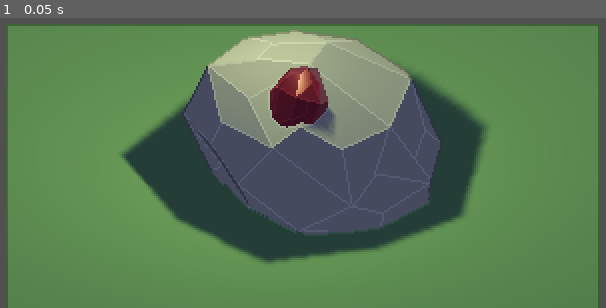
Above: before the commit, frame 1.
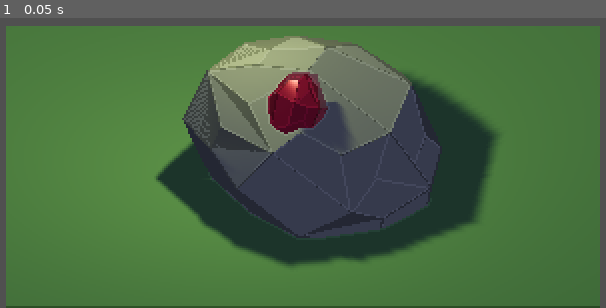
Above: after the commit, the same moment.

Repository: KodyJKing/PixelShader
Game: Godot game, scene res://main.tscn
The game is run twice, just before and just after one commit, with the same random seed, the same clock (stepped at 60 frames per second) and the same inputs.
Inputs:
- Up to frame 1 (0.05 s): no input

The runs differ from the first frame. In frame 1, 17% of the frame differs, in the area x 0-100%, y 2-100%.

Commit message:
Started work on slope correction for depth edge detection.

Diff:
--- a/assets/default_edge_detection_material.tres
+++ /dev/null
@@ -1,22 +0,0 @@
-[gd_resource type="ShaderMaterial" load_steps=4 format=2]
-
-[ext_resource path="res://assets/normal_shader.tres" type="Shader" id=1]
-[ext_resource path="res://assets/edge_detection_shader.tres" type="Shader" id=2]
-
-[sub_resource type="ShaderMaterial" id=1]
-shader = ExtResource( 2 )
-shader_param/albedo = Color( 0.607843, 0.223529, 0.34902, 1 )
-shader_param/specular = 1.0
-shader_param/metallic = 0.621
-shader_param/roughness = 0.182
-shader_param/point_size = 0.0
-shader_param/uv1_scale = null
-shader_param/uv1_offset = null
-shader_param/uv2_scale = null
-shader_param/uv2_offset = null
-shader_param/normal_edge_strength = 0.3
-shader_param/depth_edge_strength = 0.4
-
-[resource]
-next_pass = SubResource( 1 )
-shader = ExtResource( 1 )
--- a/assets/demo/gem_material.tres
+++ /dev/null
@@ -1,22 +0,0 @@
-[gd_resource type="ShaderMaterial" load_steps=4 format=2]
-
-[ext_resource path="res://assets/normal_shader.tres" type="Shader" id=1]
-[ext_resource path="res://assets/edge_detection_shader.tres" type="Shader" id=2]
-
-[sub_resource type="ShaderMaterial" id=1]
-shader = ExtResource( 2 )
-shader_param/albedo = Color( 0.607843, 0.223529, 0.34902, 1 )
-shader_param/specular = 1.0
-shader_param/metallic = 0.499
-shader_param/roughness = 0.307
-shader_param/point_size = 0.0
-shader_param/uv1_scale = null
-shader_param/uv1_offset = null
-shader_param/uv2_scale = null
-shader_param/uv2_offset = null
-shader_param/normal_edge_strength = 0.3
-shader_param/depth_edge_strength = 0.4
-
-[resource]
-next_pass = SubResource( 1 )
-shader = ExtResource( 1 )
--- a/assets/demo/grass_material.tres
+++ /dev/null
@@ -1,22 +0,0 @@
-[gd_resource type="ShaderMaterial" load_steps=4 format=2]
-
-[ext_resource path="res://assets/edge_detection_shader.tres" type="Shader" id=1]
-[ext_resource path="res://assets/normal_shader.tres" type="Shader" id=2]
-
-[sub_resource type="ShaderMaterial" id=1]
-shader = ExtResource( 1 )
-shader_param/albedo = Color( 0.52549, 0.670588, 0.537255, 1 )
-shader_param/specular = 0.891
-shader_param/metallic = 0.449
-shader_param/roughness = 1.0
-shader_param/point_size = 0.0
-shader_param/uv1_scale = Vector3( 1, 1, 0 )
-shader_param/uv1_offset = Vector3( 0, 0, 0 )
-shader_param/uv2_scale = null
-shader_param/uv2_offset = null
-shader_param/normal_edge_strength = 0.3
-shader_param/depth_edge_strength = 0.4
-
-[resource]
-next_pass = SubResource( 1 )
-shader = ExtResource( 2 )
--- a/assets/demo/rock_material.tres
+++ /dev/null
@@ -1,22 +0,0 @@
-[gd_resource type="ShaderMaterial" load_steps=4 format=2]
-
-[ext_resource path="res://assets/edge_detection_shader.tres" type="Shader" id=1]
-[ext_resource path="res://assets/normal_shader.tres" type="Shader" id=2]
-
-[sub_resource type="ShaderMaterial" id=1]
-shader = ExtResource( 1 )
-shader_param/albedo = Color( 0.745098, 0.745098, 0.745098, 1 )
-shader_param/specular = 0.891
-shader_param/metallic = 0.449
-shader_param/roughness = 1.0
-shader_param/point_size = 0.0
-shader_param/uv1_scale = null
-shader_param/uv1_offset = null
-shader_param/uv2_scale = null
-shader_param/uv2_offset = null
-shader_param/normal_edge_strength = 0.3
-shader_param/depth_edge_strength = 0.4
-
-[resource]
-next_pass = SubResource( 1 )
-shader = ExtResource( 2 )
--- /dev/null
+++ b/assets/depth_material.tres
@@ -0,0 +1,6 @@
+[gd_resource type="ShaderMaterial" load_steps=2 format=2]
+
+[ext_resource path="res://assets/depth_shader.tres" type="Shader" id=1]
+
+[resource]
+shader = ExtResource( 1 )
--- /dev/null
+++ b/assets/depth_shader.tres
@@ -0,0 +1,10 @@
+[gd_resource type="Shader" format=2]
+
+[resource]
+code = "shader_type spatial;
+render_mode unshaded;
+
+void fragment() {
+	float depth = -VERTEX.z / 1000.0;
+	ALBEDO = vec3(depth);
+}"
--- a/assets/edge_detection_material.tres
+++ b/assets/edge_detection_material.tres
@@ -15,3 +15,4 @@
 shader_param/uv2_offset = null
 shader_param/normal_edge_strength = 0.3
 shader_param/depth_edge_strength = 0.4
+shader_param/foo = 7.468
--- a/assets/edge_detection_shader.tres
+++ b/assets/edge_detection_shader.tres
@@ -15,6 +15,8 @@
 uniform vec3 uv2_offset;
 uniform float normal_edge_strength : hint_range(0,1) = 0.3;
 uniform float depth_edge_strength : hint_range(0,1) = 0.4;
+uniform sampler2D NORMAL_PASS_TEXTURE;
+uniform sampler2D DEPTH_PASS_TEXTURE;
 
 void vertex() {
 	UV=UV*uv1_scale.xy+uv1_offset.xy;
@@ -24,9 +26,8 @@
 	return texture(normalTex, uv + pixelSize.xy * vec2(dx, dy)).xyz;
 }
 
-// TODO: Use linear depth rather than read straight from the depth texture.
 float getDepth(sampler2D depthTex, vec2 uv, vec3 pixelSize, float dx, float dy) {
-	return texture(depthTex, uv + pixelSize.xy * vec2(dx, dy)).x;
+	return texture(depthTex, uv + pixelSize.xy * vec2(dx, dy)).x * 1000.0;
 }
 
 float neighborNormalEdgeIndicator(
@@ -44,23 +45,39 @@
 
 	// Only the shallower pixel should detect the normal edge.
 	float depthDiff = getDepth(depthTex, uv, pixelSize, dx, dy) - depth;
-    //float depthIndicator = clamp(sign(depthDiff), 0.0, 1.0);
-	float depthIndicator = clamp(sign(depthDiff * .5 + .0025), 0.0, 1.0);
+	float depthIndicator = clamp(sign(depthDiff * .0005 + .0025), 0.0, 1.0);
 
-    return length(cross(normal, neighborNormal)) * normalIndicator * depthIndicator;
+	vec3 nCross = cross(normal, neighborNormal);
+    return dot(nCross, nCross) * normalIndicator * depthIndicator * 1000.0;
 }
 
+vec3 screenToView(vec2 uv, mat4 invProjMat) {
+	vec4 ndc = vec4(uv * 2.0 - 1.0, 1.0, 1.0);
+	vec4 view = invProjMat * ndc;
+	return view.xyz / view.w;
+}
+
+uniform float foo = 10.0;
 float depthEdgeIndicator(
-	sampler2D depthTex,
+	sampler2D depthTex, sampler2D normalTex,
+	mat4 invProjMat,
 	vec2 uv, vec3 pixelSize
 ) {
+
+	vec3 normal = getNormal(normalTex, uv, pixelSize, 0.0, 0.0);
+	vec3 uvToWorld = screenToView(vec2(1), invProjMat) - screenToView(vec2(0), invProjMat);
+	vec3 pixelToWorld = uvToWorld * pixelSize;
+	vec2 depthChange = foo * pixelToWorld.xy * normal.xy / normal.z;
+
+	// TODO: Predict expected depth diff based off of normal and only sum the unexpected diff.
     float depth = getDepth(depthTex, uv, pixelSize, 0., 0.);
     float diff = 0.0;
-    diff += clamp(getDepth(depthTex, uv, pixelSize,  1.,  0.) - depth, 0.0, 1.0);
-    diff += clamp(getDepth(depthTex, uv, pixelSize, -1.,  0.) - depth, 0.0, 1.0);
-    diff += clamp(getDepth(depthTex, uv, pixelSize,  0.,  1.) - depth, 0.0, 1.0);
-    diff += clamp(getDepth(depthTex, uv, pixelSize,  0., -1.) - depth, 0.0, 1.0);
-    return smoothstep(0.01, 0.02, diff);
+    diff += max(getDepth(depthTex, uv, pixelSize,  1.,  0.) - depth - depthChange.x, 0.0);
+    diff += max(getDepth(depthTex, uv, pixelSize, -1.,  0.) - depth + depthChange.x, 0.0);
+    diff += max(getDepth(depthTex, uv, pixelSize,  0.,  1.) - depth - depthChange.y, 0.0);
+    diff += max(getDepth(depthTex, uv, pixelSize,  0., -1.) - depth + depthChange.y, 0.0);
+
+    return step(1.0, diff);
 }
 
 const float normalEdgeTheshold = 0.05;
@@ -69,7 +86,6 @@
 	sampler2D depthTex, sampler2D normalTex,
 	vec2 uv, vec3 pixelSize
 ) {
-
 	vec3 normal = getNormal(normalTex, uv, pixelSize, 0.0, 0.0);
 	float depth = getDepth( depthTex,  uv, pixelSize, 0.0, 0.0);
 
@@ -92,8 +108,8 @@
 	float pixelHeight = 1.0 / VIEWPORT_SIZE.y;
 	vec3 pixelSize = vec3(pixelWidth, pixelHeight, 0.0);
 
-	float ni = normalEdgeIndicator(DEPTH_TEXTURE, SCREEN_TEXTURE, SCREEN_UV, pixelSize);
-	float di = depthEdgeIndicator(DEPTH_TEXTURE, SCREEN_UV, pixelSize);
+	float ni = normalEdgeIndicator(DEPTH_PASS_TEXTURE, NORMAL_PASS_TEXTURE, SCREEN_UV, pixelSize);
+	float di = depthEdgeIndicator(DEPTH_PASS_TEXTURE, NORMAL_PASS_TEXTURE, INV_PROJECTION_MATRIX, SCREEN_UV, pixelSize);
 
 	float coefficient = di > 0.0 ? (1.0 - depth_edge_strength * di) : (1.0 + normal_edge_strength * ni);
 
@@ -101,6 +117,8 @@
 	vec4 albedo_tex = texture(texture_albedo,base_uv);
 	ALBEDO = albedo.rgb * albedo_tex.rgb * coefficient;
 	METALLIC = metallic;
-	ROUGHNESS = roughness;
+    ROUGHNESS = roughness;
 	SPECULAR = specular;
+
+	//ALBEDO = texture(NORMAL_TEXTURE, SCREEN_UV).rgb;
 }"
--- a/assets/scripts/Buffers.gd
+++ b/assets/scripts/Buffers.gd
@@ -3,9 +3,11 @@
 const normal_pass_mesh_instances = "normal_pass_mesh_instances"
 
 var normalMaterial: Material
+var depthMaterial: Material
 var emptyEnvironment: Environment
 func _ready():
 	normalMaterial = load("res://assets/normal_material.tres")
+	depthMaterial = load("res://assets/depth_material.tres")
 	emptyEnvironment = load("res://assets/empty_environment.tres")
 
 	VisualServer.connect("frame_pre_draw", self, "on_before_render")
@@ -14,6 +16,10 @@
 	var img = VisualServer.texture_get_data(VisualServer.viewport_get_texture(viewport.get_viewport_rid()))
 	img.flip_y()
 	img.save_png(path)
+
+func getViewportTexture(viewport: Viewport):
+	var viewportRID = viewport.get_viewport_rid()
+	return VisualServer.viewport_get_texture(viewportRID)
 
 func copyViewportState(fromViewport: Viewport, toViewport: Viewport):
 	var toRID = toViewport.get_viewport_rid()
@@ -31,6 +37,21 @@
 func getGroupNodes(group: String):
 	return get_tree().get_nodes_in_group(group)
 
+func renderPass(passViewport: Viewport, passMaterial: Material, passGroup: String):
+	var viewport = get_viewport()
+	var passViewportRID = passViewport.get_viewport_rid()
+	copyViewportState(viewport, passViewport)
+
+	var groupNodes = getGroupNodes(passGroup)
+
+	VisualServer.viewport_set_update_mode(passViewportRID, VisualServer.VIEWPORT_UPDATE_ALWAYS)
+	setOverrideMaterials( groupNodes, passMaterial)
+
+	VisualServer.force_draw(false, 0.0)
+
+	setOverrideMaterials( groupNodes, null)
+	VisualServer.viewport_set_update_mode(passViewportRID, VisualServer.VIEWPORT_UPDATE_DISABLED)
+
 func renderBuffers():
 	var viewport = get_viewport()
 	var viewportRID = viewport.get_viewport_rid()
@@ -38,21 +59,16 @@
 	var cameraRID = camera.get_camera_rid()
 	var environment = camera.environment
 	var environmentRID = environment.get_rid()
-
 	var normalViewport = get_node("NormalPassViewport")
-	var normalViewportRID = normalViewport.get_viewport_rid()
-	copyViewportState(viewport, normalViewport)
+	var depthVieport = get_node("DepthPassViewport")
 
 	VisualServer.viewport_set_active(viewportRID, false)
-	VisualServer.viewport_set_update_mode(normalViewportRID, VisualServer.VIEWPORT_UPDATE_ALWAYS)
-	setOverrideMaterials( getGroupNodes(normal_pass_mesh_instances), normalMaterial)
 	VisualServer.camera_set_environment(cameraRID, emptyEnvironment.get_rid())
 
-	VisualServer.force_draw(false, 0.0)
+	renderPass(normalViewport, normalMaterial, normal_pass_mesh_instances)
+	renderPass(depthVieport, depthMaterial, normal_pass_mesh_instances)
 
 	VisualServer.viewport_set_active(viewportRID, true)
-	VisualServer.viewport_set_update_mode(normalViewportRID, VisualServer.VIEWPORT_UPDATE_DISABLED)
-	setOverrideMaterials( getGroupNodes(normal_pass_mesh_instances), null)
 	VisualServer.camera_set_environment(cameraRID, environmentRID)
 
 # Called when the node enters the scene tree for the first time.
@@ -69,8 +85,13 @@
 		renderBuffers()
 		renderDepth -= 1
 
-		# for node in getGroupNodes(normal_pass_mesh_instances):
-		# 	node.
+		var normalTexture = getViewportTexture( get_node("NormalPassViewport"))
+		var depthTexture = getViewportTexture( get_node("DepthPassViewport"))
+		for node in getGroupNodes(normal_pass_mesh_instances):
+			if node is MeshInstance:
+				var mat = node.get("material/0") as Material
+				VisualServer.material_set_param(mat.get_rid(), "NORMAL_PASS_TEXTURE", normalTexture)
+				VisualServer.material_set_param(mat.get_rid(), "DEPTH_PASS_TEXTURE", depthTexture)
 
 	# var frame = Engine.get_frames_drawn()
 	# if frame % 10 == 0:
--- a/default_env.tres
+++ b/default_env.tres
@@ -10,15 +10,6 @@
 fog_color = Color( 0.501961, 0.6, 0.701961, 1 )
 tonemap_mode = 3
 ss_reflections_roughness = false
-ssao_enabled = true
-ssao_radius = 3.78
-ssao_intensity = 1.7
-ssao_radius2 = 10.43
-ssao_intensity2 = 0.3
-ssao_light_affect = 0.07
-ssao_ao_channel_affect = 0.08
-ssao_quality = 2
-ssao_blur = 1
 adjustment_brightness = 0.54
 adjustment_contrast = 1.42
 adjustment_saturation = 1.75
--- a/main.tscn
+++ b/main.tscn
@@ -1,13 +1,42 @@
-[gd_scene load_steps=8 format=2]
+[gd_scene load_steps=9 format=2]
 
 [ext_resource path="res://assets/demo/rock_2.obj" type="ArrayMesh" id=1]
-[ext_resource path="res://assets/demo/grass_material.tres" type="Material" id=2]
-[ext_resource path="res://assets/demo/rock_material.tres" type="Material" id=3]
-[ext_resource path="res://assets/demo/gem_material.tres" type="Material" id=4]
+[ext_resource path="res://assets/edge_detection_material.tres" type="Material" id=2]
+[ext_resource path="res://assets/edge_detection_shader.tres" type="Shader" id=3]
 [ext_resource path="res://assets/scripts/Buffers.gd" type="Script" id=6]
 [ext_resource path="res://default_env.tres" type="Environment" id=7]
 
 [sub_resource type="PlaneMesh" id=1]
+
+[sub_resource type="ShaderMaterial" id=2]
+shader = ExtResource( 3 )
+shader_param/albedo = Color( 0.384314, 0.501961, 0.376471, 1 )
+shader_param/specular = 0.0
+shader_param/metallic = 0.0
+shader_param/roughness = 1.0
+shader_param/point_size = 0.0
+shader_param/uv1_scale = null
+shader_param/uv1_offset = null
+shader_param/uv2_scale = null
+shader_param/uv2_offset = null
+shader_param/normal_edge_strength = 0.3
+shader_param/depth_edge_strength = 0.4
+shader_param/foo = 10.0
+
+[sub_resource type="ShaderMaterial" id=3]
+shader = ExtResource( 3 )
+shader_param/albedo = Color( 0.717647, 0.192157, 0.376471, 1 )
+shader_param/specular = 0.621
+shader_param/metallic = 0.486
+shader_param/roughness = 0.217
+shader_param/point_size = 0.0
+shader_param/uv1_scale = null
+shader_param/uv1_offset = null
+shader_param/uv2_scale = null
+shader_param/uv2_offset = null
+shader_param/normal_edge_strength = 0.3
+shader_param/depth_edge_strength = 0.4
+shader_param/foo = 10.0
 
 [node name="Spatial" type="Spatial"]
 
@@ -18,24 +47,24 @@
 size = 19.68
 
 [node name="Ground" type="MeshInstance" parent="." groups=["normal_pass_mesh_instances"]]
-transform = Transform( 16.2482, -2.01166e-07, -4.76837e-07, 6.55651e-07, 16.2482, 8.9407e-08, -4.76837e-07, 2.98023e-08, 16.2482, -0.177414, 0.218853, -1.28314 )
+transform = Transform( 16.2482, -2.01166e-07, -4.76837e-07, 6.55651e-07, 16.2482, 8.9407e-08, -4.76837e-07, 2.98023e-08, 16.2482, -0.177414, 0.123611, -1.28314 )
 mesh = SubResource( 1 )
+material/0 = SubResource( 2 )
+
+[node name="Rock" type="MeshInstance" parent="Ground" groups=["normal_pass_mesh_instances"]]
+transform = Transform( -0.402432, 0.184894, 0.130682, 0.190002, 0.420727, -0.0101535, -0.123136, 0.0449238, -0.442757, 0.0567378, 0.120246, 0.0270269 )
+mesh = ExtResource( 1 )
+skeleton = NodePath("../..")
 material/0 = ExtResource( 2 )
 
-[node name="Rock" type="MeshInstance" parent="Ground" groups=["normal_pass_mesh_instances"]]
-transform = Transform( -0.402432, 0.184894, 0.130682, 0.190002, 0.420727, -0.0101535, -0.123136, 0.0449238, -0.442757, 0.0567378, 0.134462, 0.0270269 )
-mesh = ExtResource( 1 )
-skeleton = NodePath("../..")
-material/0 = ExtResource( 3 )
-
 [node name="Deposit" type="MeshInstance" parent="Ground/Rock" groups=["normal_pass_mesh_instances"]]
-transform = Transform( -0.194505, 0.14123, -0.0823586, 0.098274, 0.160329, -0.254681, -0.0448501, -0.261176, -0.200877, 0.23672, 0.420306, -0.483343 )
+transform = Transform( -0.194505, 0.14123, -0.0823586, 0.098274, 0.160329, -0.254681, -0.0448501, -0.261176, -0.200877, 0.244568, 0.416598, -0.490108 )
 mesh = ExtResource( 1 )
 skeleton = NodePath("../../..")
-material/0 = ExtResource( 4 )
+material/0 = SubResource( 3 )
 
 [node name="OmniLight" type="OmniLight" parent="."]
-transform = Transform( 1, 0.00027008, 0.000369223, -0.000270477, 0.999999, 0.00107613, -0.000368932, -0.00107623, 0.999999, -1.48313, 12.406, 0.437557 )
+transform = Transform( 1, 0.00027008, 0.000369223, -0.000270477, 0.999999, 0.00107613, -0.000368932, -0.00107623, 0.999999, -3.3529, 12.406, -0.420552 )
 light_color = Color( 0.941176, 1, 0.654902, 1 )
 light_energy = 0.618
 shadow_enabled = true
@@ -48,3 +77,5 @@
 
 [node name="NormalPassViewport" type="Viewport" parent="Buffers"]
 render_target_update_mode = 0
+
+[node name="DepthPassViewport" type="Viewport" parent="Buffers"]
